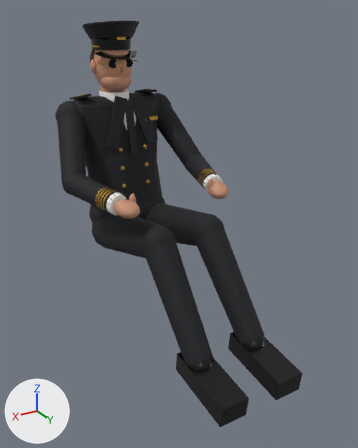
The glTF model public/models/pilot-b737-captain.glb as it was, and as the next commit left it.
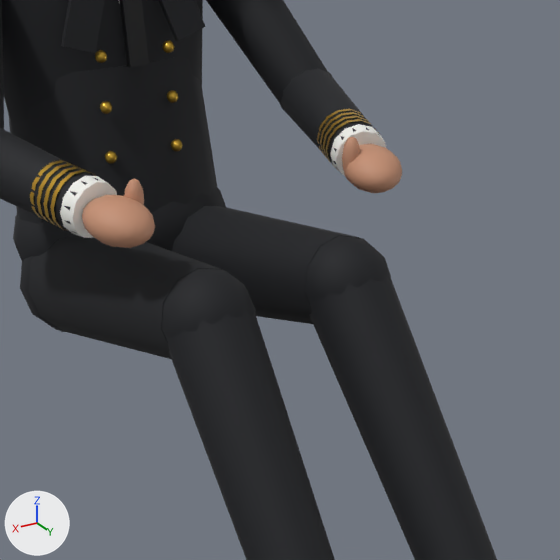
Each version appears first whole from a camera (50 mm lens) standing at (0.867, 2.026, 0.956) and looking at (-0.003, 0.575, 0.231), and next in a close-up on the part from 24% to 80% of the width and 29% to 74% of the height. Every picture has the same lights, and +X, +Y and +Z are marked at lower left. The older version's two pictures come first. Where no turn or scale is listed for an object, it has been applied to the vertices.

The first close-up shows 'Pilot_Arm_L_Fore_pilot-airline-uniform', 'Pilot_Arm_L_Hand_pilot-airline-shirt', 'Pilot_Arm_L_Hand_pilot-civil-skin', 'Pilot_Arm_L_Upper_pilot-airline-uniform', 'Pilot_Arm_R_Fore_pilot-airline-uniform', 'Pilot_Arm_R_Hand_pilot-civil-skin', 'Pilot_Leg_L_Shin_pilot-airline-trousers', 'Pilot_Leg_L_Thigh_pilot-airline-trousers', 'Pilot_Leg_R_Shin_pilot-airline-trousers', 'Pilot_Leg_R_Thigh_pilot-airline-trousers', 'Pilot_Torso_pilot-airline-trousers', 'Pilot_Torso_pilot-airline-uniform' and 6 more.
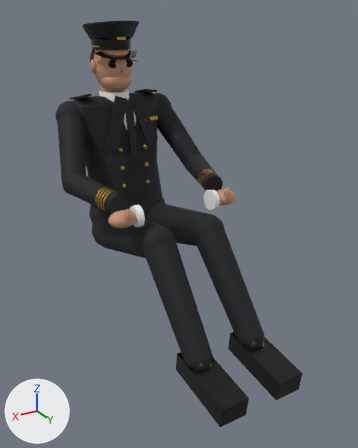
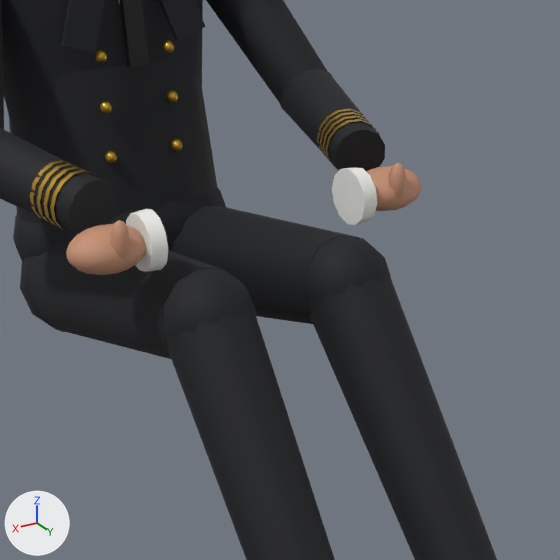
ob_pilot_arm_l_hand is not drawn itself; it is the parent of ob_pilot_arm_l_hand_pilot_civil_skin, ob_pilot_arm_l_hand_pilot_airline_shirt.
ob_pilot_arm_r_hand is not drawn itself; it is the parent of ob_pilot_arm_r_hand_pilot_civil_skin, ob_pilot_arm_r_hand_pilot_airline_shirt.

Pixel boxes [x1, y1, x2, y2] of what changed, in the close-ups (560 x 560 px):
'Pilot_Arm_R_Hand_pilot-civil-skin', moved, turned
    before: [82, 179, 155, 248]
    after: [66, 220, 146, 275]
'Pilot_Arm_L_Hand_pilot-civil-skin', moved, turned
    before: [342, 137, 402, 193]
    after: [366, 163, 421, 211]
'Pilot_Arm_R_Hand_pilot-airline-shirt', moved, turned
    before: [60, 176, 117, 238]
    after: [126, 209, 168, 272]
'Pilot_Arm_L_Hand_pilot-airline-shirt', moved, turned
    before: [330, 124, 386, 177]
    after: [332, 167, 377, 225]

Diff of the bpy script that builds the scene:
```diff
--- a/public/models/pilot-b737-captain.glb.py
+++ b/public/models/pilot-b737-captain.glb.py
@@ ob_pilot_arm_l_hand @@
 ob_pilot_arm_l_hand.parent = ob_pilot_arm_l
-ob_pilot_arm_l_hand.location = (-0.205, 0.355, 0.247)
-ob_pilot_arm_l_hand.rotation_euler = (-1.642, 0.0, -0.273)  # degrees (-94, 0, -16)
+ob_pilot_arm_l_hand.location = (-0.162, 0.411, 0.212)
+ob_pilot_arm_l_hand.rotation_euler = (-1.571, 0.0, 1.571)  # degrees (-90, 0, 90)
@@ ob_pilot_arm_r_hand @@
 ob_pilot_arm_r_hand.parent = ob_pilot_arm_r
-ob_pilot_arm_r_hand.location = (0.208, 0.355, 0.247)
-ob_pilot_arm_r_hand.rotation_euler = (-1.643, 0.0, 0.267)  # degrees (-94, 0, 15)
+ob_pilot_arm_r_hand.location = (0.165, 0.411, 0.212)
+ob_pilot_arm_r_hand.rotation_euler = (-1.571, 0.0, -1.571)  # degrees (-90, 0, -90)
```
